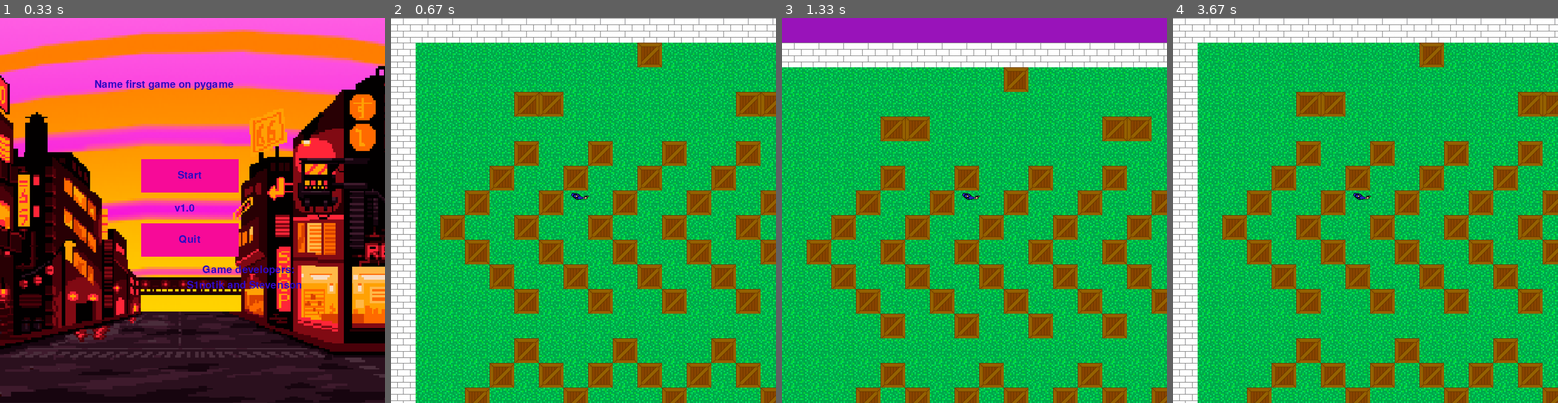
Above: before the commit, frames 1-4 (left to right).
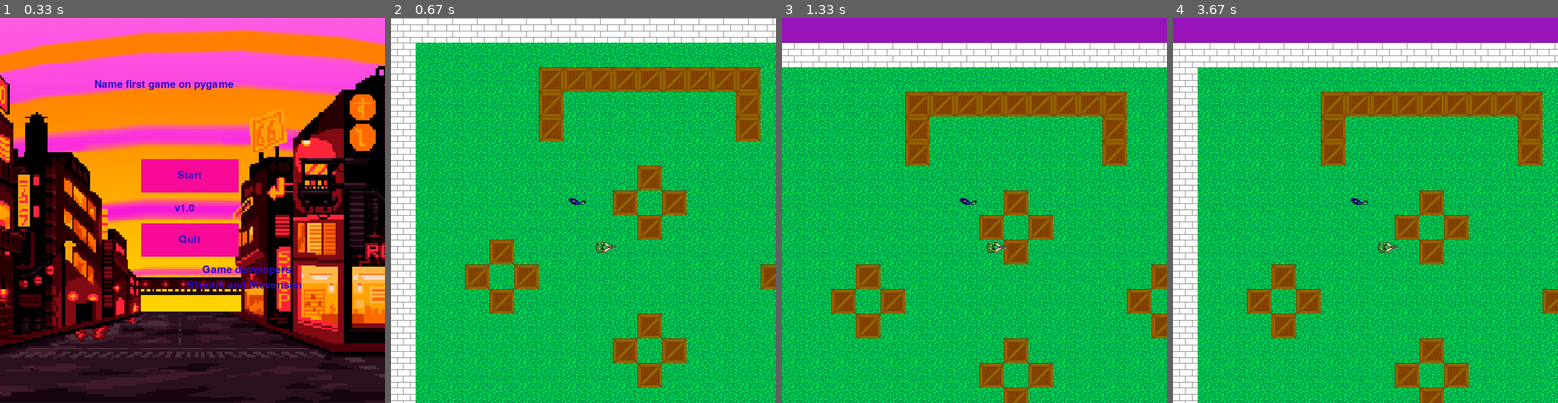
Above: after the commit, the same moments.

Repository: Stevenson707/Game_on_Pygame
Game: pygame game, started from game.py
The game is run twice, just before and just after one commit, with the same random seed, the same clock (stepped at 60 frames per second) and the same inputs.
Inputs (mouse positions are in pixels of both pictures, inside the frame that each line leads up to):
- Up to frame 1 (0.33 s): no input
- Up to frame 2 (0.67 s): press the mouse at (579, 175) at 0.37 s; move the mouse to (625, 191) at 0.47 s; release the mouse at (672, 202) at 0.6 s
- Up to frame 3 (1.33 s): tap D at 0.67 s; tap W at 1 s
- Up to frame 4 (3.67 s): tap S at 1.33 s; tap A at 1.67 s; hold Up 2-2.47 s; move the mouse to (1477, 237) at 2.03 s; tap W at 3.5 s

Frame 1 is identical in both runs. In frame 2, 25% of the frame differs, in the area x 12-100%, y 6-100%; in frame 3, 25%; in frame 4, 36%, in the area x 0-100%, y 0-100%.

Commit message:
add bot_group

Diff:
--- a/data/the_map1.txt
+++ b/data/the_map1.txt
@@ -7,7 +7,7 @@
 #.........+.........#
 #......@.+.+........#
 #.........+.........#
-#...+...........+...#
+#...+...B.......+...#
 #..+.+.........+.+..#
 #...+...........+...#
 #.........+.........#
--- a/data/the_map4.txt
+++ b/data/the_map4.txt
@@ -0,0 +1,21 @@
+#####################
+#...................#
+#...+++.......+++...#
+#..+.............+..#
+#.+...............+.#
+#.+...............+.#
+#.+...............+.#
+#......@..+.........#
+#........+..........#
+#.......+...........#
+#......+..#.........#
+#.......+...........#
+#........+..........#
+#.........+.........#
+#.+...............+.#
+#.+...............+.#
+#.+...............+.#
+#..+.............+..#
+#...+++.......+++...#
+#...................#
+#####################
--- a/data/the_map5.txt
+++ b/data/the_map5.txt
@@ -0,0 +1,21 @@
+#####################
+#...................#
+#...................#
+#..+++++++++++++++..#
+#..+++++++++++++++..#
+#..++...........++..#
+#..++...........++..#
+#..++..@........++..#
+#..++...........++..#
+#..++.....+.....++..#
+#........+#+........#
+#..++.....+.....++..#
+#..++...........++..#
+#..++...........++..#
+#..++...........++..#
+#..++...........++..#
+#..+++++++++++++++..#
+#..+++++++++++++++..#
+#...................#
+#...................#
+#####################
--- a/data/the_map6.txt
+++ b/data/the_map6.txt
@@ -0,0 +1,21 @@
+#####################
+#...................#
+#...................#
+#..+++++++++++++++..#
+#..+.............+..#
+#..+.+++++++++++.+..#
+#..+.+.........+.+..#
+#..+.+.@.......+.+..#
+#..+.+.........+.+..#
+#..+.+.........+.+..#
+#.........#.........#
+#..+.+.........+.+..#
+#..+.+.........+.+..#
+#..+.+.........+.+..#
+#..+.+.........+.+..#
+#..+.+++++++++++.+..#
+#..+.............+..#
+#..+++++++++++++++..#
+#...................#
+#...................#
+#####################
--- a/game.py
+++ b/game.py
@@ -61,6 +61,7 @@
         for sprite in self:
             sprite.get_event(event)
 
+
 class Sprite(pygame.sprite.Sprite):
     def __init__(self, group):
         super().__init__(group)
@@ -95,7 +96,7 @@
         super().__init__(hero_group)
         self.image = player_image
         self.rect = self.image.get_rect().move(
-            tile_width * pos_x + 15, tile_height * pos_y + 5)
+            tile_width * pos_x + 10, tile_height * pos_y + 15)
         self.pos = (pos_x, pos_y)
 
     def move(self, x, y):
@@ -111,7 +112,7 @@
 
 class Bot(pygame.sprite.Sprite):
     def __init__(self, pos_x, pos_y):
-        super().__init__(hero_group)
+        super().__init__(bot_group)
         self.image = bot_image
         self.rect = self.image.get_rect().move(tile_width * pos_x + 15, tile_height * pos_y + 5)
         self.pos = (pos_x, pos_y)
@@ -148,6 +149,7 @@
 clock = pygame.time.Clock()
 sprite_group = SpriteGroup()
 hero_group = SpriteGroup()
+bot_group = SpriteGroup()
 
 
 class Camera:
@@ -406,8 +408,8 @@
 
 
 def level_scene1():
-    global cursorPX, cursorPY, level_map, hero, max_x, max_y, camera, flPause2, music_on_lvl2, cursor
-    level_map = load_level("the_map3.txt")
+    global cursorPX, cursorPY, level_map, hero, max_x, max_y, camera, flPause2, music_on_lvl2, cursor, player_image
+    level_map = load_level("the_map1.txt")
     hero, max_x, max_y = generate_level(level_map)
     camera.update(hero)
     pygame.mixer.music.load("Kaito Shoma - Hotline.mp3")
@@ -453,6 +455,7 @@
         sprite_group.draw(screen)
         cursorPX, cursorPY = pygame.mouse.get_pos()
         hero_group.draw(screen)
+        bot_group.draw(screen)
         clock.tick(FPS)
         pygame.display.flip()
 
